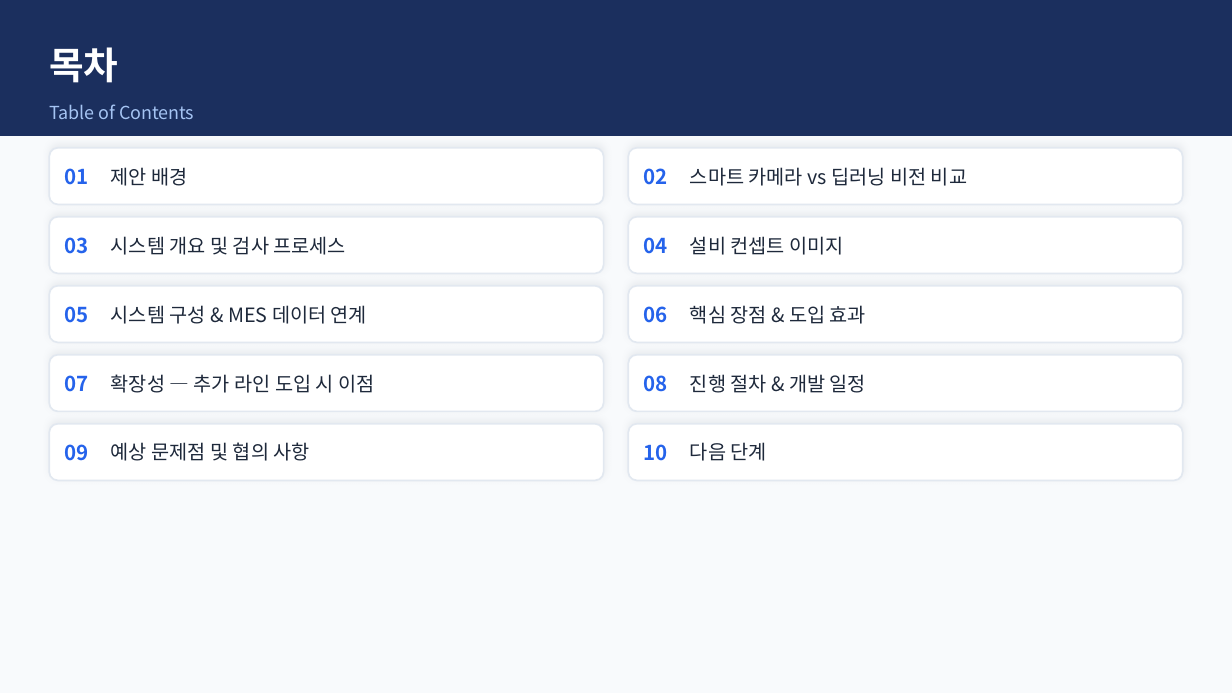
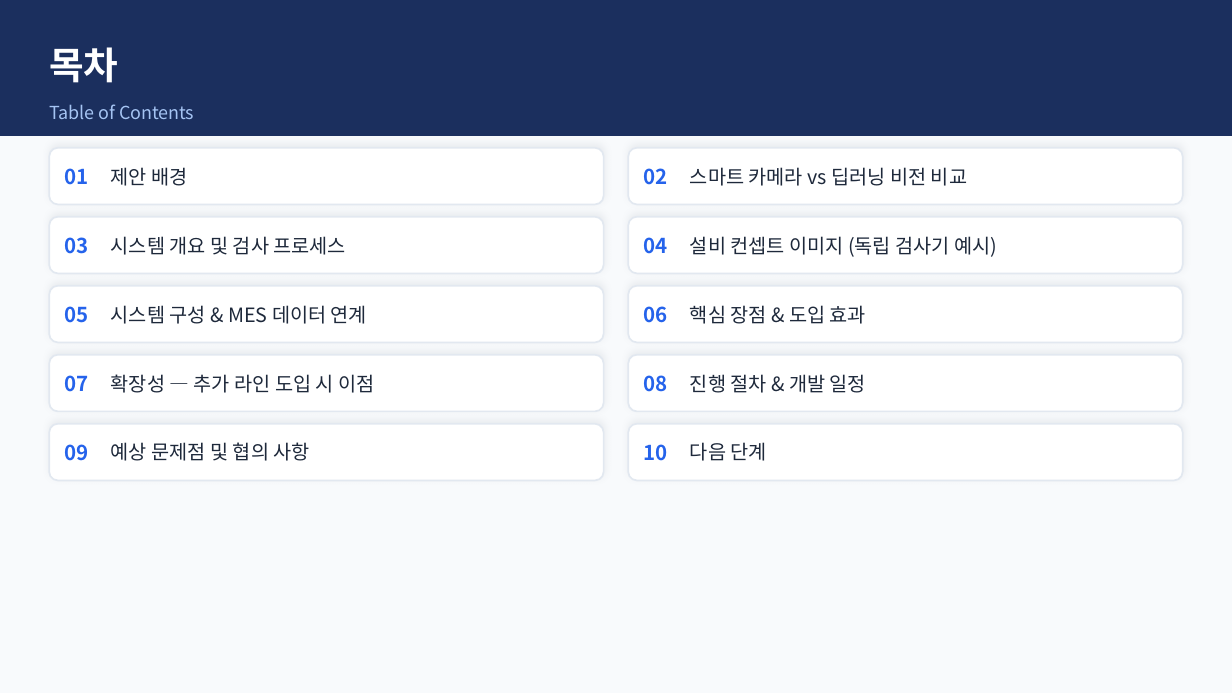
Before and after one commit to Insys-HQ/Insys-review, a slide deck: slide 2 of winnercom.pptx. Drawn at 1232x693 pixels with LibreOffice and Linux fonts; fonts in the diff are those of the drawing. Boxes give left, top, right and bottom in pixels: in the first picture for what was removed or moved away, otherwise in the second. Text is boxed around its words. In the diff, an @@ line names an element or a change of style, - is before the commit and + after.

```diff
--- a/winnercom.pptx
+++ b/winnercom.pptx
@@ text at (690,236,997,257): text changed @@
-설비 컨셉트 이미지
+설비 컨셉트 이미지 (독립 검사기 예시)
```
Also in this commit, not shown: 1 other slide changed.
